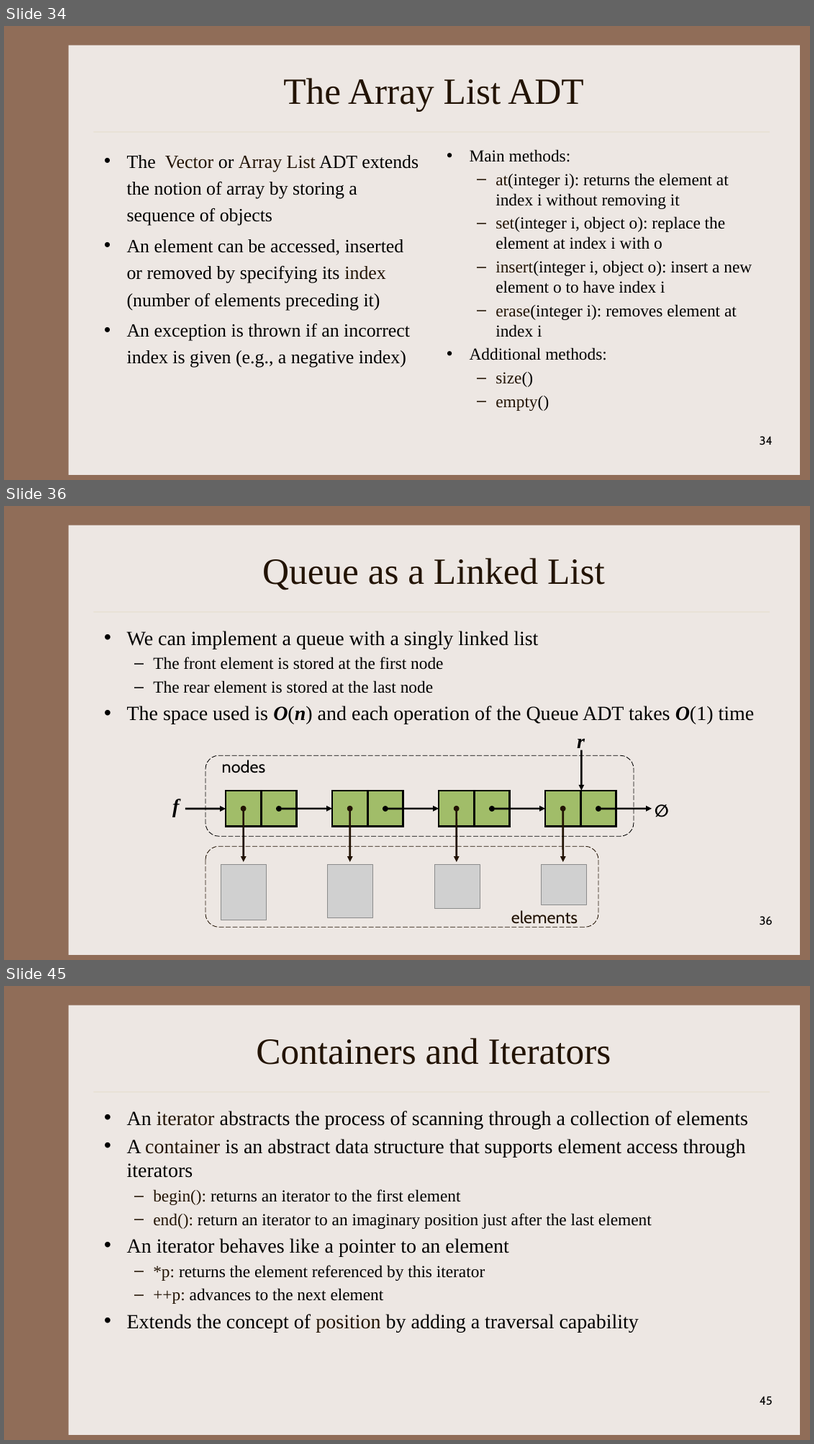
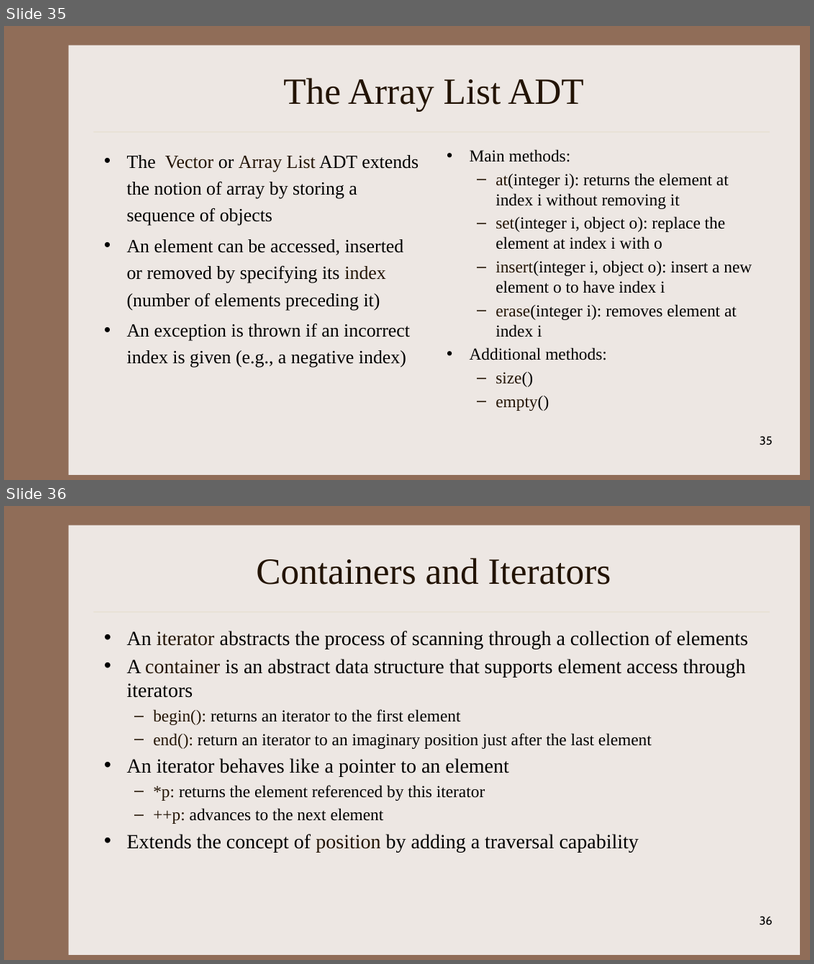
Before and after one commit to kapsitis/rbs-datastructures, a slide deck: slides/DS_Week04_02_StacksAndQueues.pptx. Shown one above the other, each under a label of ours: slides 34, 36 and 45 before the commit, slides 35 and 36 after it; the slides between them are not shown. The pictures are 814x1444 and 814x964 pixels, drawn with LibreOffice and Linux fonts; fonts in the diff are those of the drawing; grey boxes stand for pictures. Boxes give left, top, right and bottom in pixels: in the first picture for what was removed or moved away, otherwise in the second. Text is boxed around its words. In the diff, an @@ line names an element or a change of style, - is before the commit and + after.

```diff
--- a/slides/DS_Week04_02_StacksAndQueues.pptx
+++ b/slides/DS_Week04_02_StacksAndQueues.pptx
@@ slide 36 removed at (4,506,810,960), background #906D58; not listed: 2 template elements that a slide beside it also shows @@
@@ title removed at (262,558,605,590) @@
-Queue as a Linked List
@@ text removed at (127,631,755,724) @@
-• We can implement a queue with a singly linked list
-  – The front element is stored at the first node
-  – The rear element is stored at the last node
-• The space used is O(n) and each operation of the Queue ADT takes O(1) time
@@ text removed at (577,739,585,752) @@
-r
@@ rounded rectangle removed at (206,755,634,836) @@
@@ text removed at (222,759,265,773) @@
-nodes
@@ arrow removed from (581, 750) to (581, 790) @@
@@ text removed at (172,798,179,817) @@
-f
@@ rectangle removed at (226,790,262,826) @@
@@ rectangle removed at (261,790,297,826) @@
@@ rectangle removed at (332,790,368,826) @@
@@ rectangle removed at (368,790,404,826) @@
@@ rectangle removed at (439,790,475,826) @@
@@ rectangle removed at (475,790,510,826) @@
@@ rectangle removed at (545,790,581,826) @@
@@ rectangle removed at (581,790,617,826) @@
@@ text removed at (649,797,675,823) @@
-∅
@@ arrow removed from (185, 808) to (226, 808) @@
@@ double arrow removed from (244, 808) to (244, 862) @@
@@ double arrow removed from (279, 808) to (332, 808) @@
@@ double arrow removed from (350, 808) to (350, 862) @@
@@ double arrow removed from (386, 808) to (439, 808) @@
@@ double arrow removed from (456, 808) to (457, 862) @@
@@ double arrow removed from (492, 808) to (545, 808) @@
@@ double arrow removed from (563, 808) to (563, 862) @@
@@ double arrow removed from (599, 808) to (653, 808) @@
@@ rounded rectangle removed at (206,846,599,926) @@
@@ picture removed at (221,864,266,919) @@
@@ picture removed at (328,864,373,917) @@
@@ picture removed at (435,864,480,908) @@
@@ picture removed at (542,864,587,905) @@
@@ text removed at (512,910,578,924) @@
-elements
@@ page number removed at (760,916,773,925) @@
-36
@@ what was slide 34 is now slide 35 @@
@@ page number at (760,436,773,445): text changed @@
-34
+35
@@ what was slide 45 is now slide 36 @@
@@ page number at (760,916,773,925): text changed @@
-45
+36
```
Also in this commit, not shown: 4 slides changed, 1 slide added, 9 other slides removed, 17 other files.
